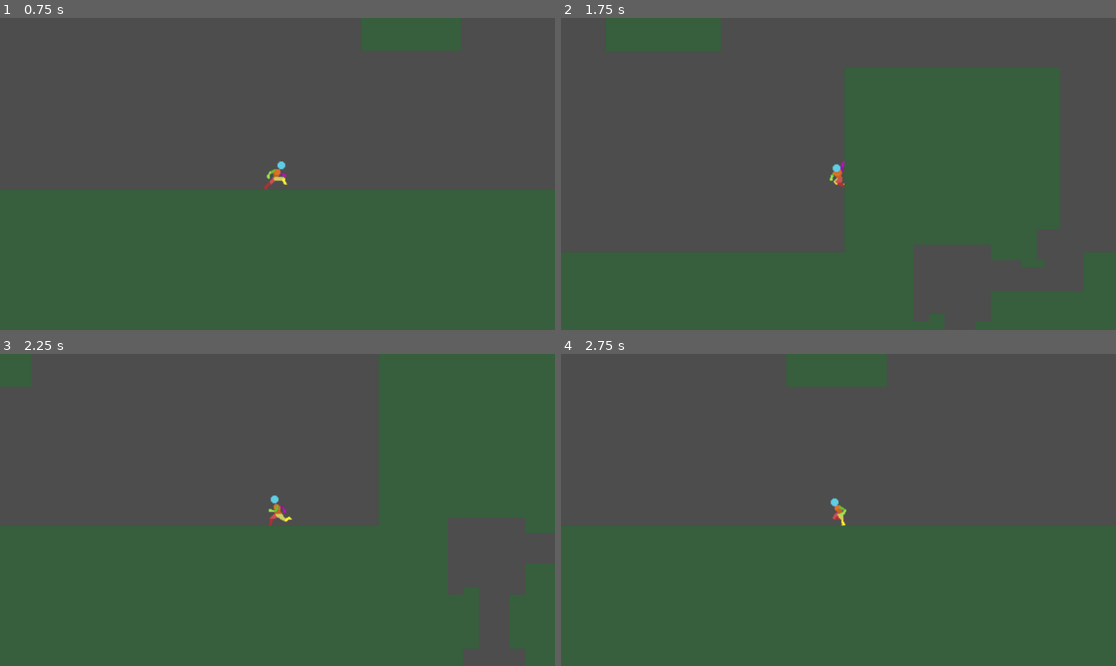
Above: before the commit, frames 1-4 (two rows, left to right).
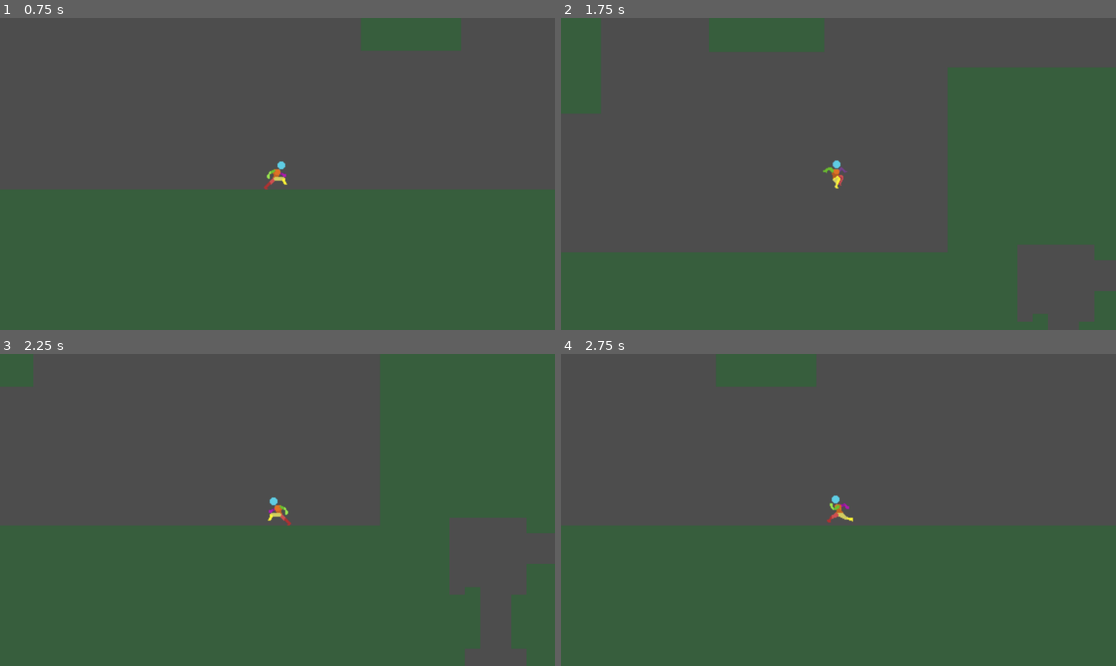
Above: after the commit, the same moments.

Repository: oliver6312/platforming
Game: Godot game, scene res://Scenes/PrototypeLevel.tscn
Same seed, same stepped clock (60 frames per second), same inputs: the game is played once before the commit and once after it.
Inputs:
- Up to frame 1 (0.75 s): hold Right (ui_right) from 0.53 s (still down); tap Space (dash) at 0.6 s
- Up to frame 2 (1.75 s): keep holding Right (ui_right); tap Up (jump) at 0.77, 1.52 s; tap Space (dash) at 1.35 s
- Up to frame 3 (2.25 s): release Right (ui_right) at 2.03 s; hold Left (ui_left) from 2.03 s (still down); tap Space (dash) at 2.1 s
- Up to frame 4 (2.75 s): keep holding Left (ui_left)

Frame 1 is identical in both runs. In frame 2, 0.2% of the frame differs, in the area x 47-52%, y 45-55%; in frame 3, 0.2%, in the area x 48-53%, y 45-56%; in frame 4, 0.2%.

Commit message:
update 1.0.9
lowered run speed
increased friction
dash timer resets when sliding on a wall

Diff:
--- a/Scripts/player_character.gd
+++ b/Scripts/player_character.gd
@@ -1,10 +1,10 @@
 extends CharacterBody2D
 
 @export_group("Horizontal")
-@export var run_speed := 600.0
+@export var run_speed := 400.0
 @export var acceleration := 1800.0
 @export var air_acceleration := 1300.0
-@export var friction := 3000.0
+@export var friction := 6000.0
 @export var run_after_time := 2.0
 
 @export_group("Jump")
@@ -96,9 +96,6 @@
 		velocity.x = move_toward(velocity.x, input_axis * target_speed, accel * delta)
 	else:
 		velocity.x = move_toward(velocity.x, 0.0, friction * delta)
-
-
-
 
 func handle_jump() -> void:
 	if jump_buffer_timer <= 0:
@@ -155,12 +152,14 @@
 
 		if is_wall_sliding():
 			x_dir = get_wall_normal().x
+			dash_cooldown_timer = 0.0
+		else:
+			dash_cooldown_timer = dash_cooldown
 		if x_dir == 0:
 			x_dir = facing
 
 		dash_direction = Vector2(x_dir, 0.5).normalized()
 		dash_timer = dash_time
-		dash_cooldown_timer = dash_cooldown
 		can_dash = false
 		velocity = dash_direction * dash_speed
 		print("dash")
